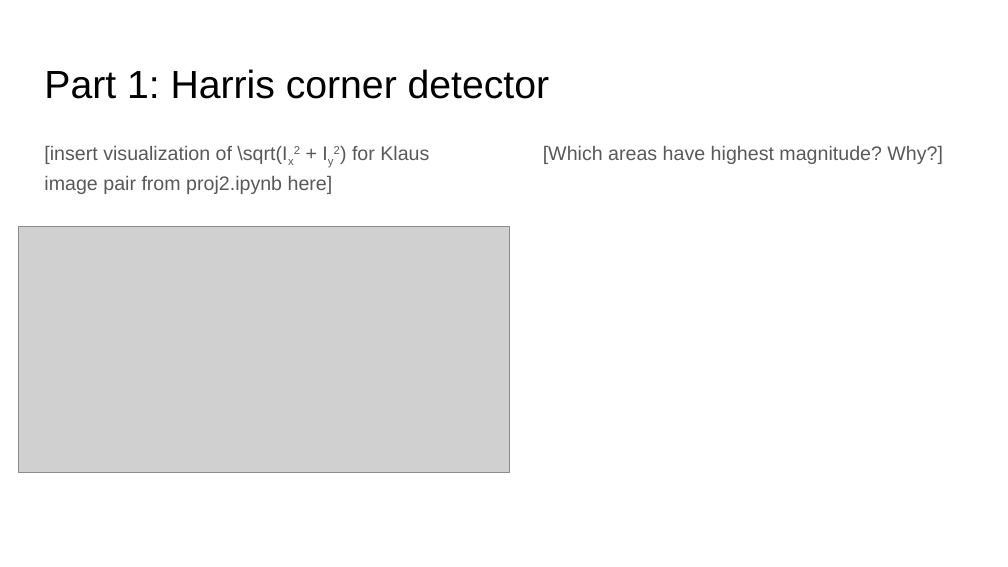
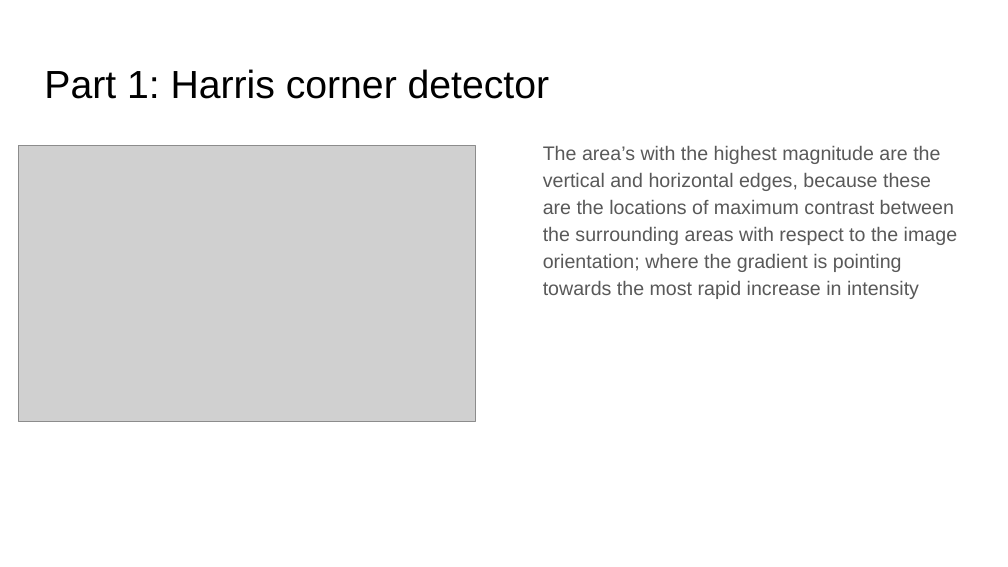
Before and after one commit to AaronLopes/vision-projs, a slide deck: slide 2 of cv_proj4_release/cv_proj4_template.pptx. Drawn at 1008x567 pixels with LibreOffice and Linux fonts; fonts in the diff are those of the drawing; grey boxes stand for pictures. Boxes give left, top, right and bottom in pixels: in the first picture for what was removed or moved away, otherwise in the second. Text is boxed around its words. In the diff, an @@ line names an element or a change of style, - is before the commit and + after.

```diff
--- a/cv_proj4_release/cv_proj4_template.pptx
+++ b/cv_proj4_release/cv_proj4_template.pptx
@@ picture resized from (x1=18, y1=227, x2=510, y2=473) to (x1=19, y1=145, x2=476, y2=421) @@
@@ text removed at (x1=44, y1=146, x2=429, y2=194) @@
-[insert visualization of \sqrt(Ix2 + Iy2) for Klaus image pair from proj2.ipynb here]
@@ text at (x1=543, y1=146, x2=957, y2=299): text changed @@
-[Which areas have highest magnitude? Why?]
+The area’s with the highest magnitude are the vertical and horizontal edges, because these are the locations of maximum contrast between the surrounding areas with respect to the image orientation; where the gradient is pointing towards the most rapid increase in intensity
```
Also in this commit, not shown: 4 other slides changed, 4 other files.
